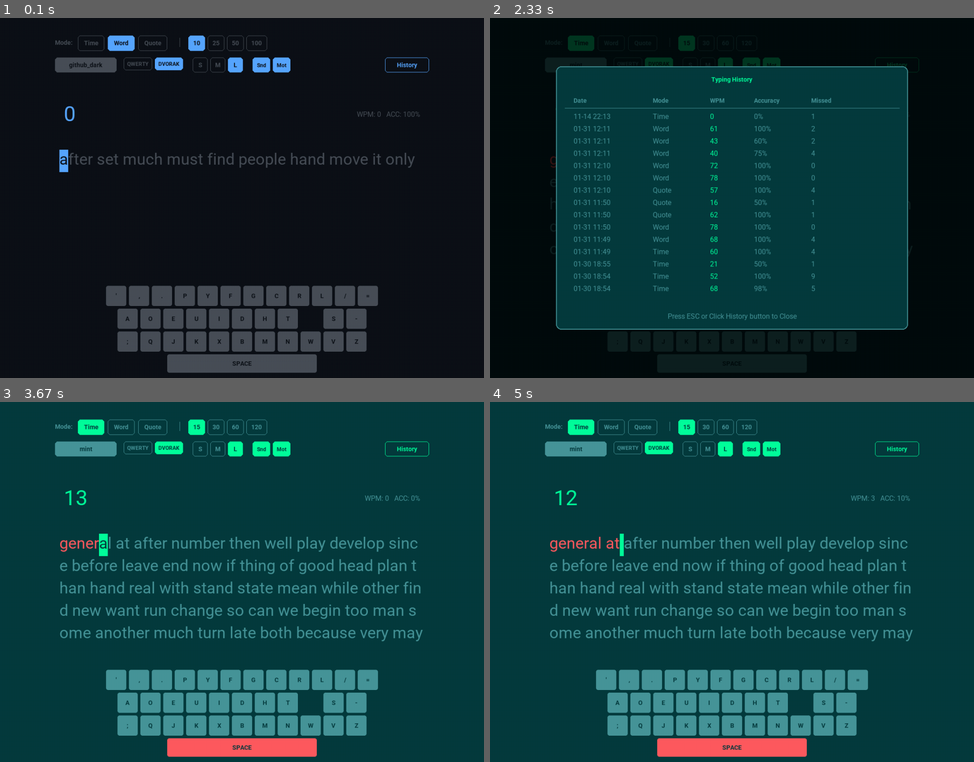
Above: before the commit, frames 1-4 (two rows, left to right).
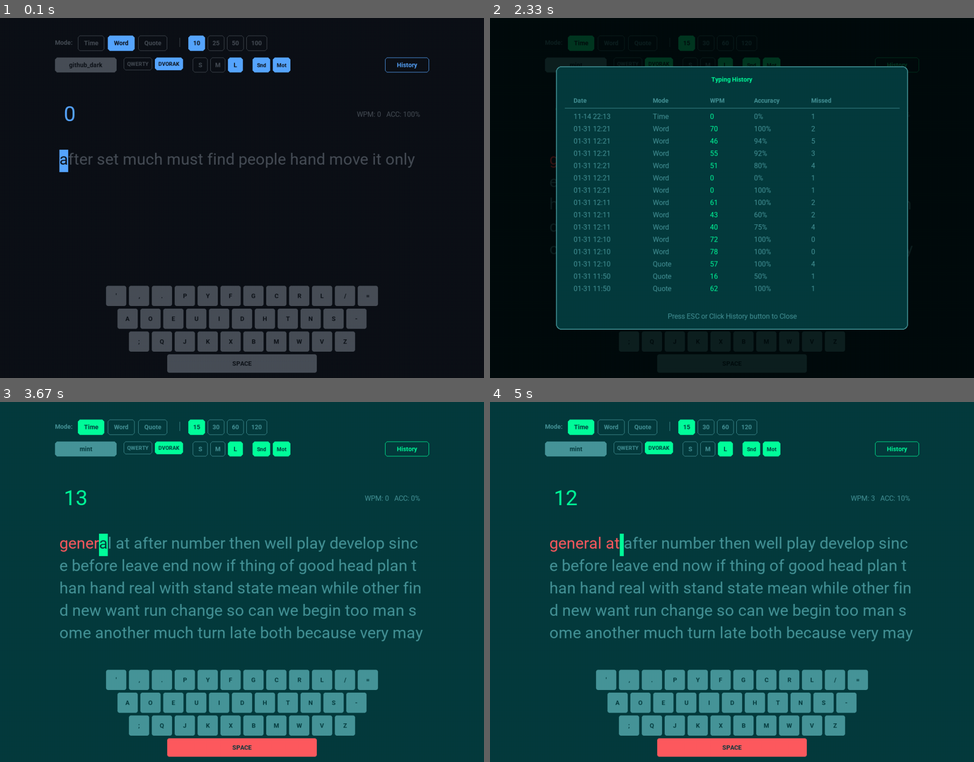
Above: after the commit, the same moments.

Repository: CH9-Abdo/typing-test-
Game: pygame game, started from main.py
Same seed, same stepped clock (60 frames per second), same inputs: the game is played once before the commit and once after it.
Inputs (mouse positions are in pixels of both pictures, inside the frame that each line leads up to):
- Up to frame 1 (0.1 s): no input
- Up to frame 2 (2.33 s): tap Space at 0.33, 1.07, 1.37 s; click "Time" at 0.72 s; click (606, 64) at 1.55 s; click (615, 126) at 1.88 s; click "History" at 2.22 s
- Up to frame 3 (3.67 s): click "History" at 2.55 s; tap Space at 2.9, 3.23, 3.53 s
- Up to frame 4 (5 s): tap Space at 3.73, 4.03, 4.3, 4.63, 4.93 s

The runs differ from the first frame. In frame 1, 1.1% of the frame differs, in the area x 24-76%, y 80-93%; in frame 2, 0.8%; in frame 3, 1.2%; in frame 4, 1.2%.

Commit message:
fix ui problem on the dvorak layout and save the theme to the next session

Diff:
--- a/main.py
+++ b/main.py
@@ -22,7 +22,7 @@
 KEY_SPACE_H = 42
 KEY_GAP = 6
 KEYBOARD_ROWS_QWERTY = ["qwertyuiop[]", "asdfghjkl;'", "zxcvbnm,./"]
-KEYBOARD_ROWS_DVORAK = ["',.pyfgcrl/=", "aoeuidhtns-", ";qjkxbmnwvz"]
+KEYBOARD_ROWS_DVORAK = ["',.pyfgcrl/=", "aoeuidhtns-", ";qjkxbmwvz"]
 HIGHLIGHT_MS = 150
 THEME_DROPDOWN_MAX_H = 300
 THEME_ITEM_H = 32
@@ -658,6 +658,7 @@
 
         for event in pygame.event.get():
             if event.type == pygame.QUIT:
+                save_cfg()
                 running = False
 
             elif event.type == pygame.KEYDOWN:
--- a/typing_history.json
+++ b/typing_history.json
@@ -194,5 +194,47 @@
         "wpm": 61,
         "accuracy": 100,
         "missed": 2
+    },
+    {
+        "timestamp": "2026-01-31 12:21:12",
+        "mode": "word",
+        "wpm": 0,
+        "accuracy": 100,
+        "missed": 1
+    },
+    {
+        "timestamp": "2026-01-31 12:21:13",
+        "mode": "word",
+        "wpm": 0,
+        "accuracy": 0,
+        "missed": 1
+    },
+    {
+        "timestamp": "2026-01-31 12:21:16",
+        "mode": "word",
+        "wpm": 51,
+        "accuracy": 80,
+        "missed": 4
+    },
+    {
+        "timestamp": "2026-01-31 12:21:23",
+        "mode": "word",
+        "wpm": 55,
+        "accuracy": 92,
+        "missed": 3
+    },
+    {
+        "timestamp": "2026-01-31 12:21:33",
+        "mode": "word",
+        "wpm": 46,
+        "accuracy": 94,
+        "missed": 5
+    },
+    {
+        "timestamp": "2026-01-31 12:21:43",
+        "mode": "word",
+        "wpm": 70,
+        "accuracy": 100,
+        "missed": 2
     }
 ]
